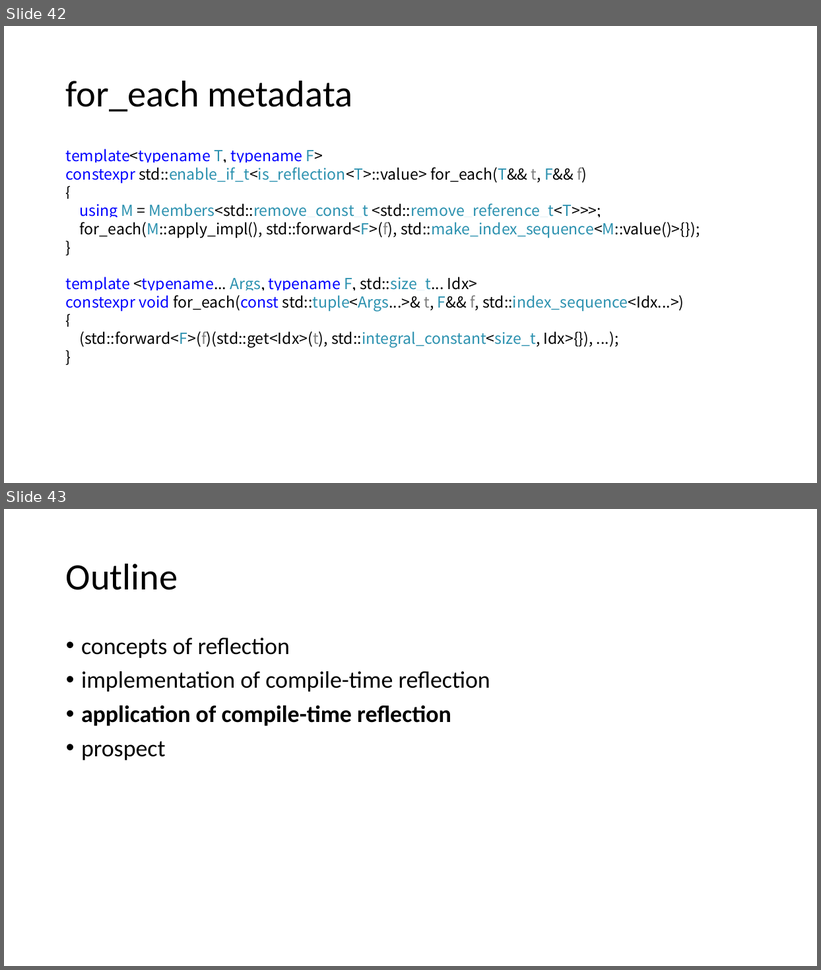
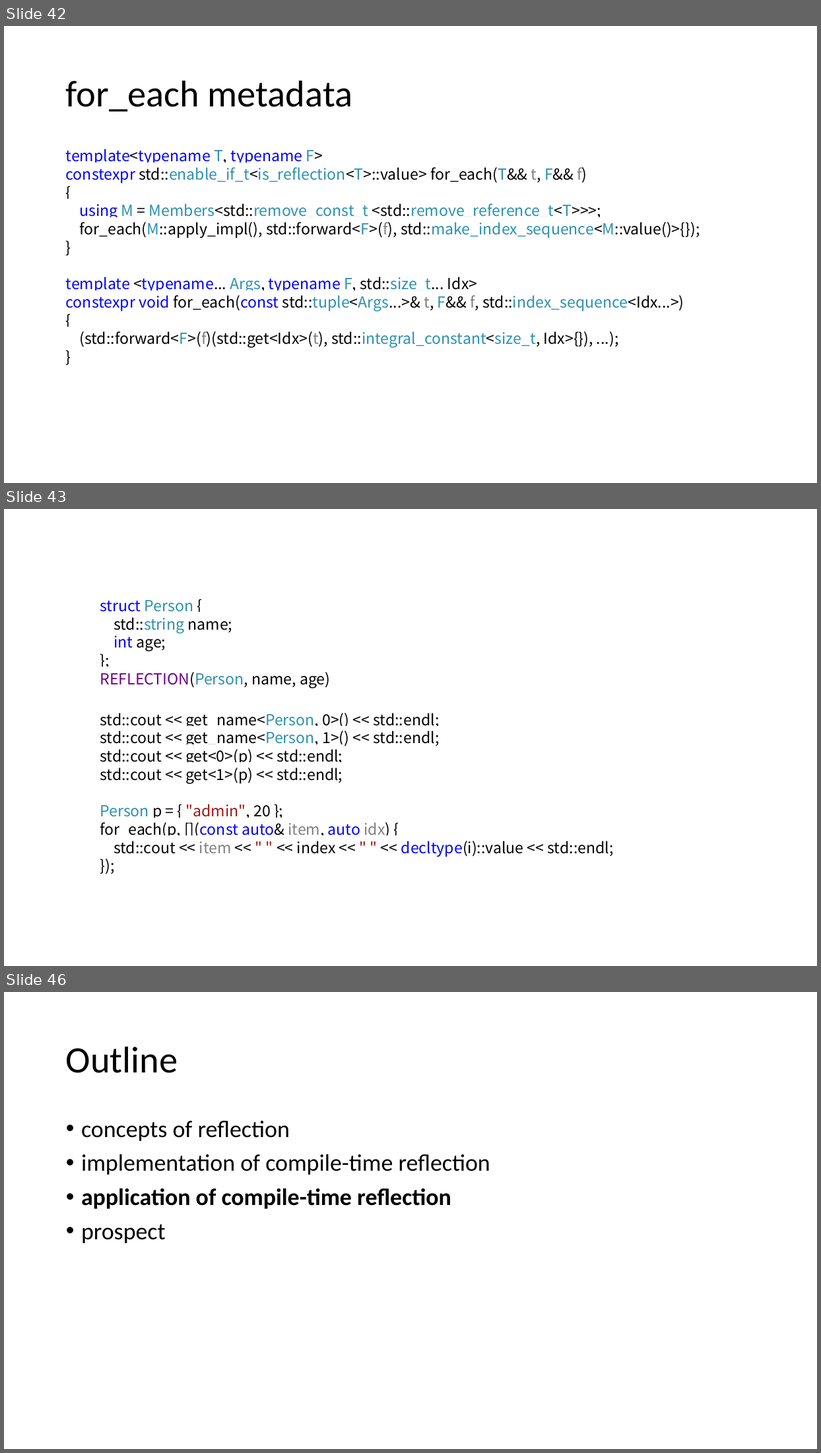
Before and after one commit to qicosmos/cppcon2017, a slide deck: cppcon2017.pptx. Shown one above the other, each under a label of ours: slides 42 and 43 before the commit, slides 42, 43 and 46 after it; the slides between them are not shown. The pictures are 821x970 and 821x1453 pixels, drawn with LibreOffice and Linux fonts; fonts in the diff are those of the drawing. Boxes give left, top, right and bottom in pixels: in the first picture for what was removed or moved away, otherwise in the second. Text is boxed around its words. In the diff, an @@ line names an element or a change of style, - is before the commit and + after.

Commit message:
add

```diff
--- a/cppcon2017.pptx
+++ b/cppcon2017.pptx
@@ slide 43 added at (4, 509, 817, 966), background #FFFFFF @@
@@ text added at (100, 600, 330, 688), 18 pt, text #000000 @@
+struct Person {
+std::string name;
+int age;
+};
+REFLECTION(Person, name, age)
@@ text added at (100, 713, 614, 857), 18 pt, text #000000 @@
+std::cout << get_name<Person, 0>() << std::endl;
+std::cout << get_name<Person, 1>() << std::endl;
+std::cout << get<0>(p) << std::endl;
+std::cout << get<1>(p) << std::endl;
+Person p = { "admin", 20 };
+for_each(p, [](const auto& item, auto idx) {
+std::cout << item << " " << index << " " << decltype(i)::value << std::endl;
+});
@@ what was slide 43 is now slide 46 @@
```
Also in this commit, not shown: 2 other slides added.
